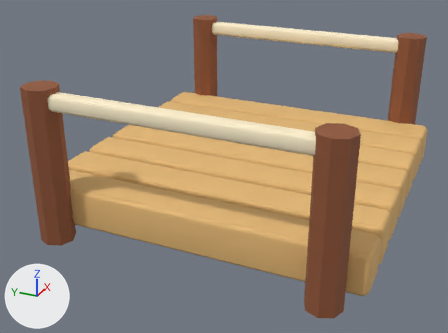
Two versions of the glTF model source/assets/models/deck.glb, one commit apart.
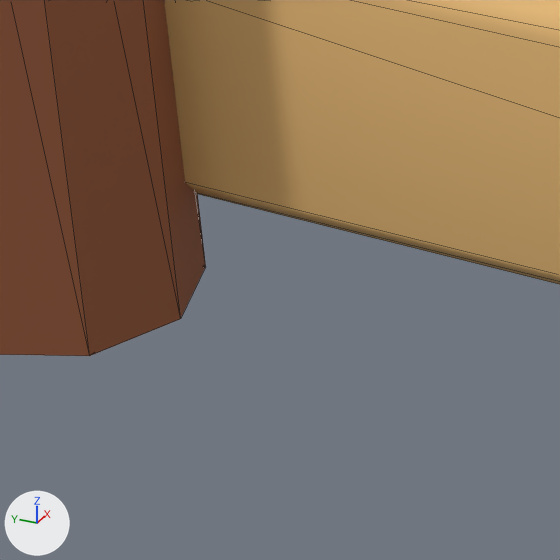
The first picture shows the older version from a 50 mm lens placed at (-2.261, -0.896, 1.231), pointed at (-0.104, 0.074, 0.153). The close-ups show the older and then the newer version on the part from 11% to 27% of the width and 60% to 82% of the height of that picture. Only the edits that show in the close-ups are written down. The axes (+X, +Y, +Z) are drawn at lower left. The lights are the same throughout. The close-ups show mesh edges as thin lines. Where no turn or scale is listed for an object, it has been applied to the vertices.

In view in the first close-up: 'Plank', 'Post.001'.
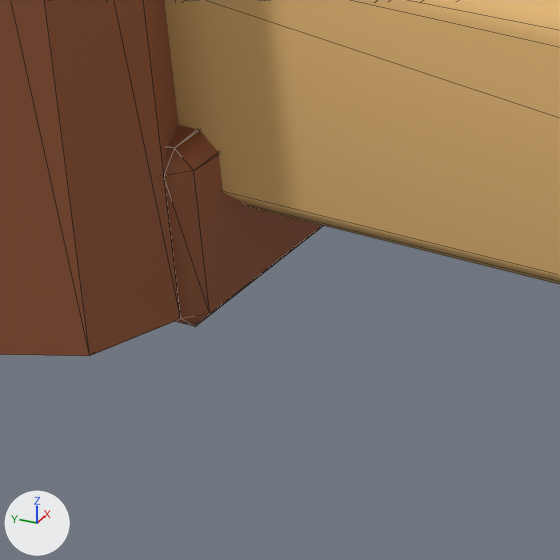
Location of each change, [x1, y1, x2, y2] in pixels of the close-ups (560 x 560 px):
'Deck bearer.001', added (brown)
    after: [164, 125, 324, 327]

The change, as a list of edits to the scene's bpy script:
```text
Add me_cube_074:
    me_cube_074.from_pydata(...)  # 24 vertices, 44 faces; spans x -0.65..0.65, y -0.055..0.055, z -0.05..0.05
    me_cube_074.materials.append(mat_toasted_cedar)  # brown #915636
Add ob_deck_bearer_001:
    ob_deck_bearer_001 = bpy.data.objects.new('Deck bearer.001', me_cube_074)
    ob_deck_bearer_001.location = (0.0, 0.5, 0.04)
```
